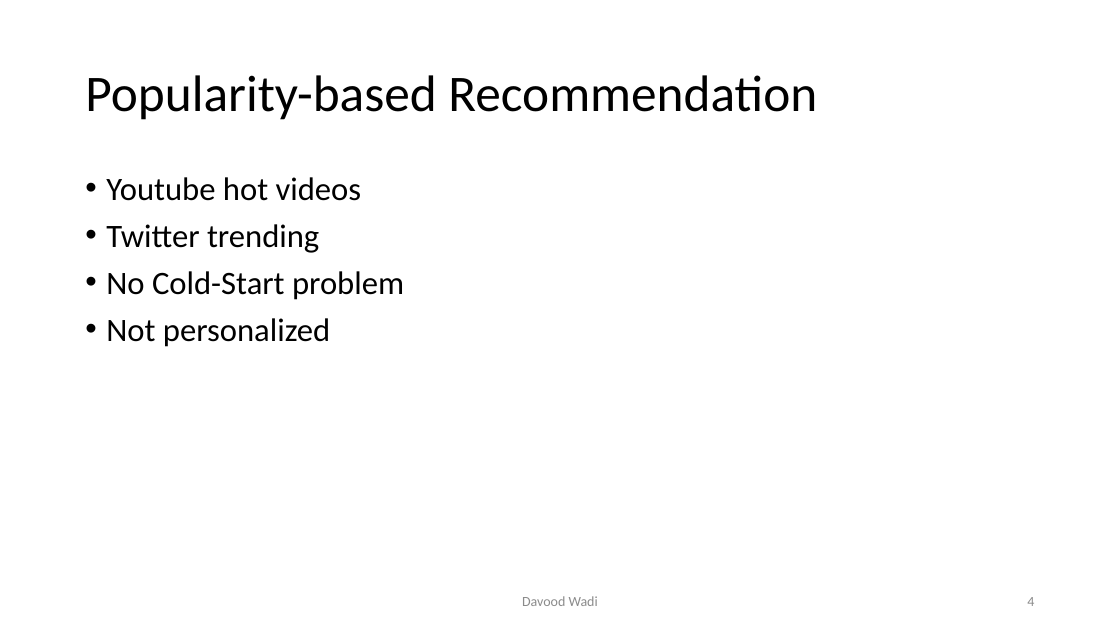
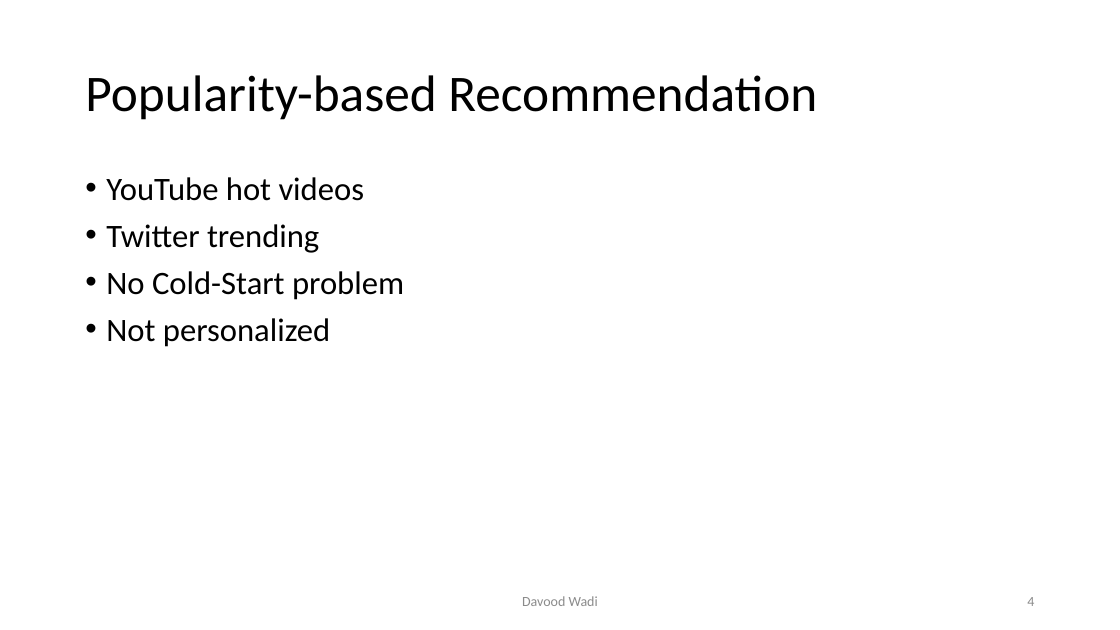
Before and after one commit to davoodwadi/davoodwadi.github.io, a slide deck: slide 4 of RS/RS_slides.pptx. Drawn at 1120x630 pixels with LibreOffice and Linux fonts; fonts in the diff are those of the drawing; background and template pictures are left out. Boxes give left, top, right and bottom in pixels: in the first picture for what was removed or moved away, otherwise in the second. Text is boxed around its words. In the diff, an @@ line names an element or a change of style, - is before the commit and + after.

```diff
--- a/RS/RS_slides.pptx
+++ b/RS/RS_slides.pptx
@@ text at [106, 177, 365, 201]: text changed @@
-• Youtube hot videos
+• YouTube hot videos
```
Also in this commit, not shown: 1 other slide changed, 4 slides added, 1 other file.
